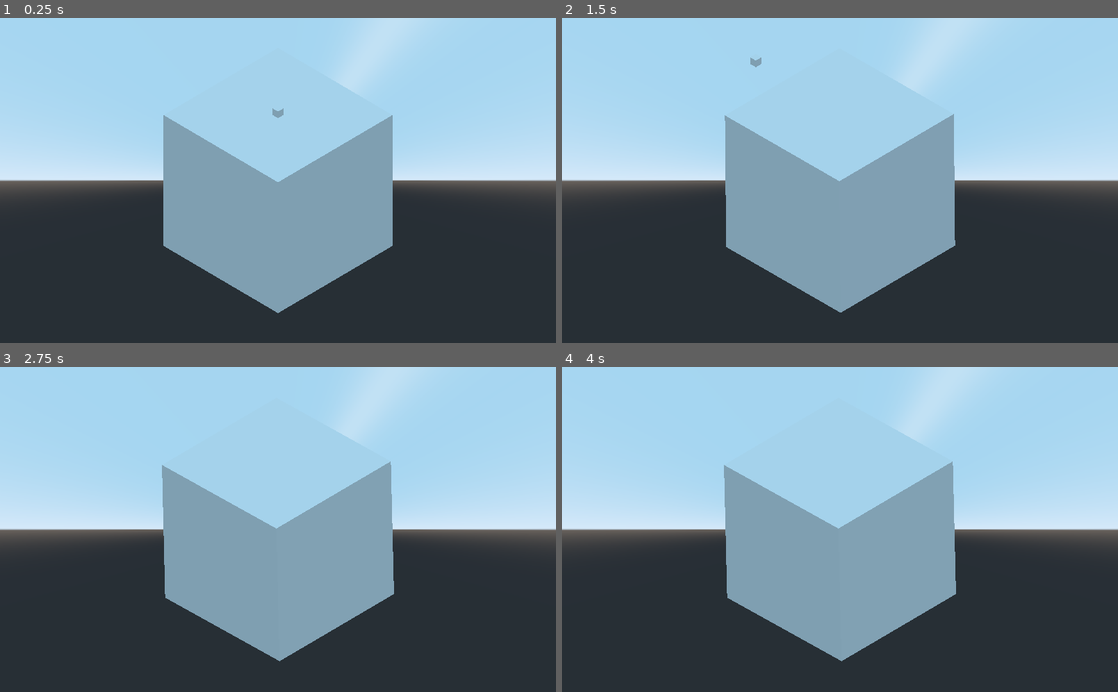
Above: before the commit, frames 1-4 (two rows, left to right).
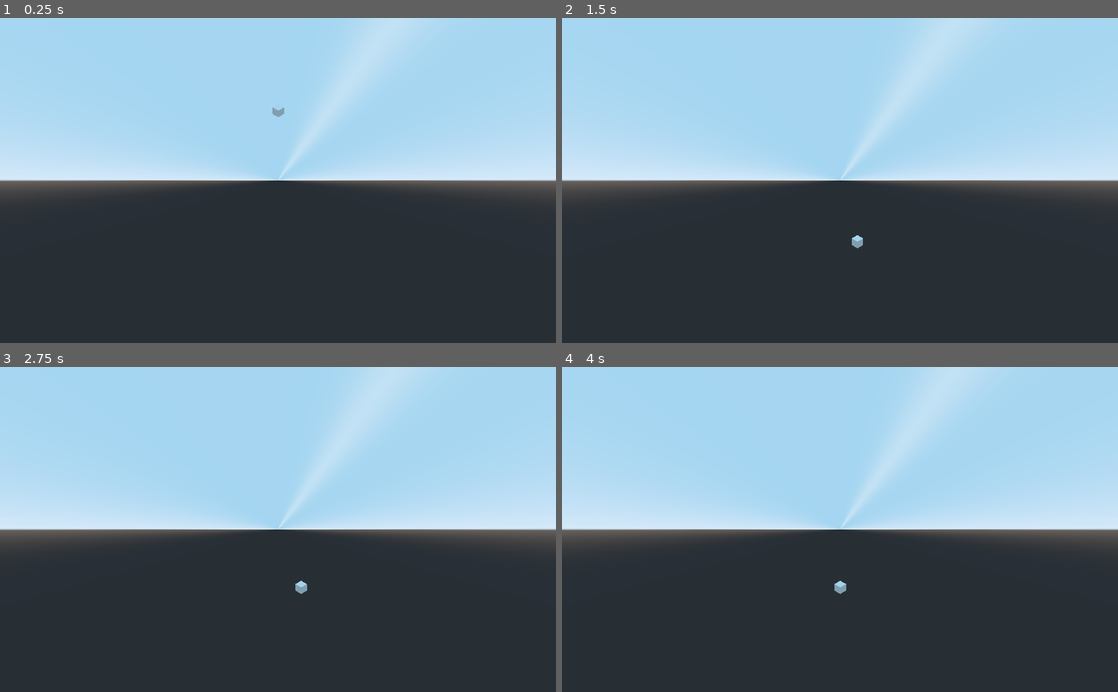
Above: after the commit, the same moments.

Repository: fl0wo/enter-the-cube
Game: Godot game, scene res://Planet1.tscn
Same seed, same stepped clock (60 frames per second), same inputs: the game is played once before the commit and once after it.
Inputs (mouse positions are in pixels of both pictures, inside the frame that each line leads up to):
- Up to frame 1 (0.25 s): no input
- Up to frame 2 (1.5 s): tap Enter at 0.5 s; move the mouse to (962, 164) at 0.52 s; hold Right (ui_right) 0.53-1.28 s; click (962, 164) at 0.67 s; move the mouse to (728, 196) at 1.27 s; hold Down (ui_down) from 1.28 s (still down); click (728, 196) at 1.42 s
- Up to frame 3 (2.75 s): move the mouse to (333, 458) at 2.02 s; release Down (ui_down) at 2.03 s; hold Right (ui_right) from 2.03 s (still down); click (333, 458) at 2.17 s
- Up to frame 4 (4 s): move the mouse to (812, 594) at 2.77 s; release Right (ui_right) at 2.78 s; hold Up (ui_up) 2.78-3.53 s; click (812, 594) at 2.92 s; tap Space at 3.5 s; move the mouse to (1006, 578) at 3.52 s; hold Left (ui_left) from 3.53 s (still down); click (1006, 578) at 3.67 s

The runs differ from the first frame. In frame 1, 17% of the frame differs, in the area x 29-71%, y 20-91%; in frame 2, 17%; in frame 3, 17%; in frame 4, 17%.
Error after the commit: Invalid type in function 'move_player' in base 'Node (WorldModelGenerator.gd)'. Cannot convert argument 1 from Nil to Vector2.

Commit message:
wip

Diff:
--- a/Planet1.tscn
+++ b/Planet1.tscn
@@ -1,41 +1,43 @@
-[gd_scene load_steps=5 format=2]
+[gd_scene load_steps=3 format=2]
 
 [ext_resource path="res://Player.gd" type="Script" id=1]
-[ext_resource path="res://BorderCollisions.gd" type="Script" id=2]
 
 [sub_resource type="GDScript" id=1]
 script/source = "extends Spatial
 
-
-# Declare member variables here. Examples:
-# var a = 2
-# var b = \"text\"
-
-
+onready var gen = preload(\"res://map/WorldModelGenerator.gd\")
+var map;
+var player;
+var direction;
 # Called when the node enters the scene tree for the first time.
 func _ready():
-	pass # Replace with function body.
-
-
-# Called every frame. 'delta' is the elapsed time since the previous frame.
-func _process(delta):
-	pass
+	map = gen.new();
+	map.initWorld();
+	player = get_child(0)
+	print('Ciao')
+	print(map.world_data)
 
 
 func _input(ev):
-	if (ev is InputEventMouseButton and ev.is_pressed()):
-		# rotate_z(deg2rad(90)) # twin
-		var tween = get_node(\"Tween\")
-
-		tween.interpolate_property(self, \"rotation_degrees\", null, Vector3(
-			rotation.x,rotation.y,rotation.z + 90
-		), 2, Tween.TRANS_ELASTIC, Tween.EASE_OUT)
-		tween.start()
+	#if (ev is InputEventMouseButton and ev.is_pressed()):
+	#	map.move_player(Vector2(+1,0))
+	#	player.translation = map.get_player_world_position()
+	#	print('Player moved:',player.translation)
+	if(ev is InputEventKey):
+		if Input.is_action_pressed(\"ui_right\"):
+			direction = Vector2(-1, 0)
+		if Input.is_action_pressed(\"ui_left\"):
+			direction = Vector2(1, 0)
+		if Input.is_action_pressed(\"ui_up\"):
+			direction = Vector2(0, -1)
+		if Input.is_action_pressed(\"ui_down\"):
+			direction = Vector2(0, 1)
+		map.move_player(direction)
+		player.translation = map.get_player_world_position()
+		print('Player moved:',player.translation)
+	direction = Vector2.ZERO
 
 "
-
-[sub_resource type="BoxShape" id=2]
-extents = Vector3( 0.59045, 0.991702, 10 )
 
 [node name="Space" type="Spatial"]
 
@@ -43,7 +45,7 @@
 transform = Transform( 0.707107, -0.415627, 0.572061, 0, 0.809017, 0.587785, -0.707107, -0.415627, 0.572061, 0, 0, 0 )
 
 [node name="Camera" type="Camera" parent="Camera Origin"]
-transform = Transform( 1, 0, 0, 0, 1, 0, 0, 0, 1, 0, 0, 150 )
+transform = Transform( 1, 0, 0, 0, 1, -2.98023e-08, 0, 0, 1, -0.0325737, -0.103939, 150.075 )
 projection = 1
 fov = 12.8
 size = 40.0
@@ -53,13 +55,6 @@
 [node name="World" type="Spatial" parent="."]
 transform = Transform( 0.995324, 0, 0, 0, 0.995324, 0, 0, 0, 0.995324, 0, 0, 0 )
 script = SubResource( 1 )
-
-[node name="Shape" type="CSGBox" parent="World"]
-width = 20.0
-height = 20.0
-depth = 20.0
-
-[node name="Tween" type="Tween" parent="World"]
 
 [node name="Player" type="Spatial" parent="World"]
 transform = Transform( 1.0047, 0, 0, 0, 1.0047, 0, 0, 0, 1.0047, 0, 10.5493, 0 )
@@ -71,34 +66,10 @@
 height = 1.0
 depth = 1.0
 
-[node name="Borders" type="Node" parent="."]
+[node name="Shape" type="CSGBox" parent="World"]
+visible = false
+width = 20.0
+height = 20.0
+depth = 20.0
 
-[node name="Spatial" type="Spatial" parent="Borders"]
-
-[node name="StaticBody" type="StaticBody" parent="Borders/Spatial"]
-transform = Transform( 0.995324, 0, 0, 0, 0.995324, 0, 0, 0, 0.995324, 10.606, 10.6574, 0 )
-script = ExtResource( 2 )
-
-[node name="CollisionShape" type="CollisionShape" parent="Borders/Spatial/StaticBody"]
-shape = SubResource( 2 )
-
-[node name="StaticBody3" type="StaticBody" parent="Borders/Spatial"]
-transform = Transform( 0.995324, 0, 0, 0, 0.995324, 0, 0, 0, 0.995324, -10.5543, 10.5956, 0 )
-
-[node name="CollisionShape" type="CollisionShape" parent="Borders/Spatial/StaticBody3"]
-shape = SubResource( 2 )
-
-[node name="Spatial2" type="Spatial" parent="Borders"]
-transform = Transform( -4.37114e-08, 0, 1, 0, 1, 0, -1, 0, -4.37114e-08, 0, 0, 0 )
-
-[node name="StaticBody" type="StaticBody" parent="Borders/Spatial2"]
-transform = Transform( 0.995324, 0, 0, 0, 0.995324, 0, 0, 0, 0.995324, 10.606, 10.6574, 0 )
-
-[node name="CollisionShape" type="CollisionShape" parent="Borders/Spatial2/StaticBody"]
-shape = SubResource( 2 )
-
-[node name="StaticBody3" type="StaticBody" parent="Borders/Spatial2"]
-transform = Transform( 0.995324, 0, 0, 0, 0.995324, 0, 0, 0, 0.995324, -10.5543, 10.5956, 0 )
-
-[node name="CollisionShape" type="CollisionShape" parent="Borders/Spatial2/StaticBody3"]
-shape = SubResource( 2 )
+[node name="Tween" type="Tween" parent="World"]
--- a/Player.gd
+++ b/Player.gd
@@ -17,20 +17,7 @@
 
 # Called every frame. 'delta' is the elapsed time since the previous frame.
 func _process(dt):
-	if Input.is_action_pressed("ui_right"):
-		direction = Vector3(1, 0, 0)
-	if Input.is_action_pressed("ui_left"):
-		direction = Vector3(-1, 0, 0)
-	if Input.is_action_pressed("ui_up"):
-		direction = Vector3(0, 0, -1)
-	if Input.is_action_pressed("ui_down"):
-		direction = Vector3(0, 0, 1)
-
-	if isColliding():
-		direction = Vector3.ZERO
-	else:
-		self.translation = self.translation + direction * dt * speed
-
+	pass
 
 func _on_StaticBody_area_shape_entered(area_rid, area, area_shape_index, local_shape_index):
 	pass # Replace with function body.
--- /dev/null
+++ b/map/WorldModelGenerator.gd
@@ -0,0 +1,107 @@
+extends Node
+
+class_name WorldModelGenerator
+
+# Public fields
+export(int) var WORLD_SIZE = 20
+
+# Constants for the world size
+const CELL_SIZE = 1
+
+# Data structure to hold world information
+var world_data := []
+
+# Player position
+var player_position := Vector3()
+
+func initWorld():
+	# Initialize the world data structure
+	for face in range(6):
+		world_data.append([])
+		for i in range(WORLD_SIZE):
+			world_data[face].append([])
+			for j in range(WORLD_SIZE):
+				world_data[face][i].append(0)
+
+	# Set the initial player position
+	player_position = Vector3(WORLD_SIZE / 2, WORLD_SIZE / 2, 0)
+
+func move_player(direction: Vector2) -> bool:
+	# Calculate the new player position
+	var new_position = player_position + Vector3(direction.x, direction.y, 0)
+
+	# Check if the new position is within the world bounds
+	if is_position_valid(new_position):
+		# Update the player position
+		player_position = new_position
+
+		# Check if the player reached a face boundary
+		if player_position.x < 0:
+			shift_player(Vector3(WORLD_SIZE - 1, 0, 0))
+		elif player_position.x >= WORLD_SIZE:
+			shift_player(Vector3(-WORLD_SIZE + 1, 0, 0))
+		elif player_position.y < 0:
+			shift_player(Vector3(0, WORLD_SIZE - 1, 0))
+		elif player_position.y >= WORLD_SIZE:
+			shift_player(Vector3(0, -WORLD_SIZE + 1, 0))
+		elif player_position.z < 0:
+			shift_player(Vector3(0, 0, WORLD_SIZE - 1))
+		elif player_position.z >= WORLD_SIZE:
+			shift_player(Vector3(0, 0, -WORLD_SIZE + 1))
+
+		return true
+
+	return false
+
+func shift_player(shift: Vector3):
+	# Calculate the current face index
+	var current_face = get_player_world_face_index()
+
+	# Update the player position by shifting it
+	player_position += shift
+
+	# Calculate the new face index
+	var new_face = get_player_world_face_index()
+
+
+
+func is_position_valid(position: Vector3) -> bool:
+	return position.x >= 0 and \
+		position.x < WORLD_SIZE and \
+		position.y >= 0 and \
+		position.y < WORLD_SIZE and \
+		position.z >= 0 and \
+		position.z < WORLD_SIZE
+
+func get_player_world_position() -> Vector3:
+	# Calculate the face index based on the player's position
+	var face = get_player_world_face_index()
+	# Calculate the player's position within the face
+	var i = player_position.x
+	var j = player_position.y
+	var k = player_position.z
+
+	# Calculate the 3D position in the game world
+	var world_position = Vector3()
+	world_position.x = (j - WORLD_SIZE / 2) * CELL_SIZE
+	world_position.y = (k - WORLD_SIZE / 2) * CELL_SIZE
+	world_position.z = (i - WORLD_SIZE / 2) * CELL_SIZE
+
+	return world_position
+
+# You can add more functions to modify the world data or perform other actions based on the player's position.
+
+func get_player_world_face_index() -> int:
+	if player_position.x == WORLD_SIZE - 1:
+		return 0
+	elif player_position.x == 0:
+		return 1
+	elif player_position.y == WORLD_SIZE - 1:
+		return 2
+	elif player_position.y == 0:
+		return 3
+	elif player_position.z == WORLD_SIZE - 1:
+		return 4
+	elif player_position.z == 0:
+		return 5
+	return -1
--- a/project.godot
+++ b/project.godot
@@ -8,11 +8,25 @@
 
 config_version=4
 
+_global_script_classes=[ {
+"base": "Node",
+"class": "WorldModelGenerator",
+"language": "GDScript",
+"path": "res://map/WorldModelGenerator.gd"
+} ]
+_global_script_class_icons={
+"WorldModelGenerator": ""
+}
+
 [application]
 
 config/name="EnterTheCube"
 run/main_scene="res://Planet1.tscn"
 config/icon="res://icon.png"
+
+[editor_plugins]
+
+enabled=PoolStringArray(  )
 
 [gui]
 
